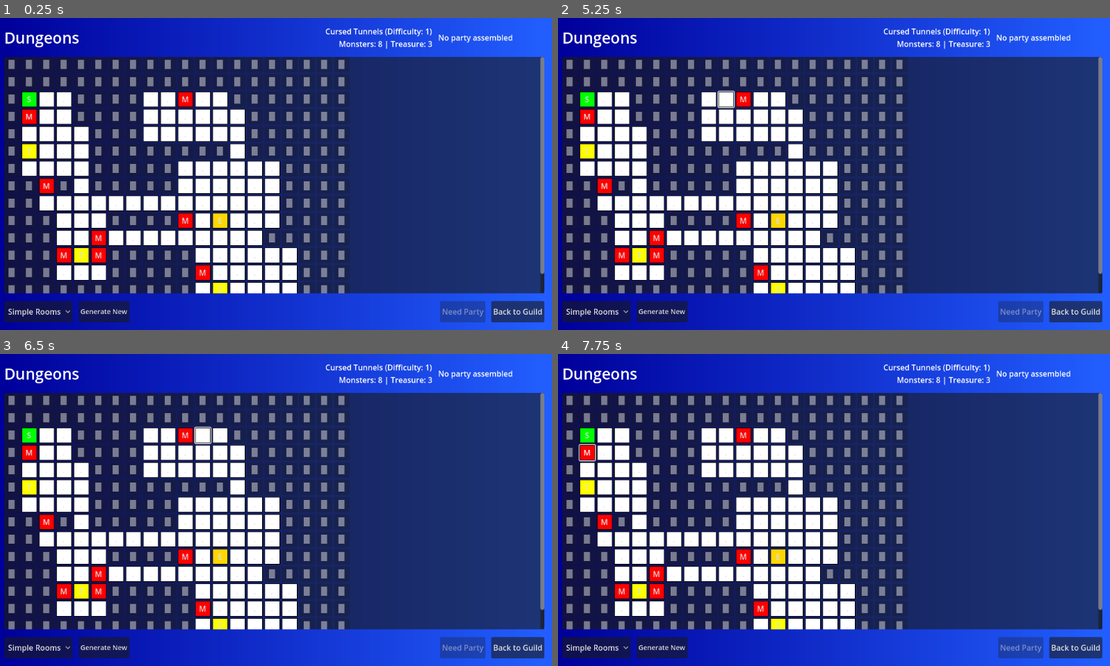
Above: before the commit, frames 1-4 (two rows, left to right).
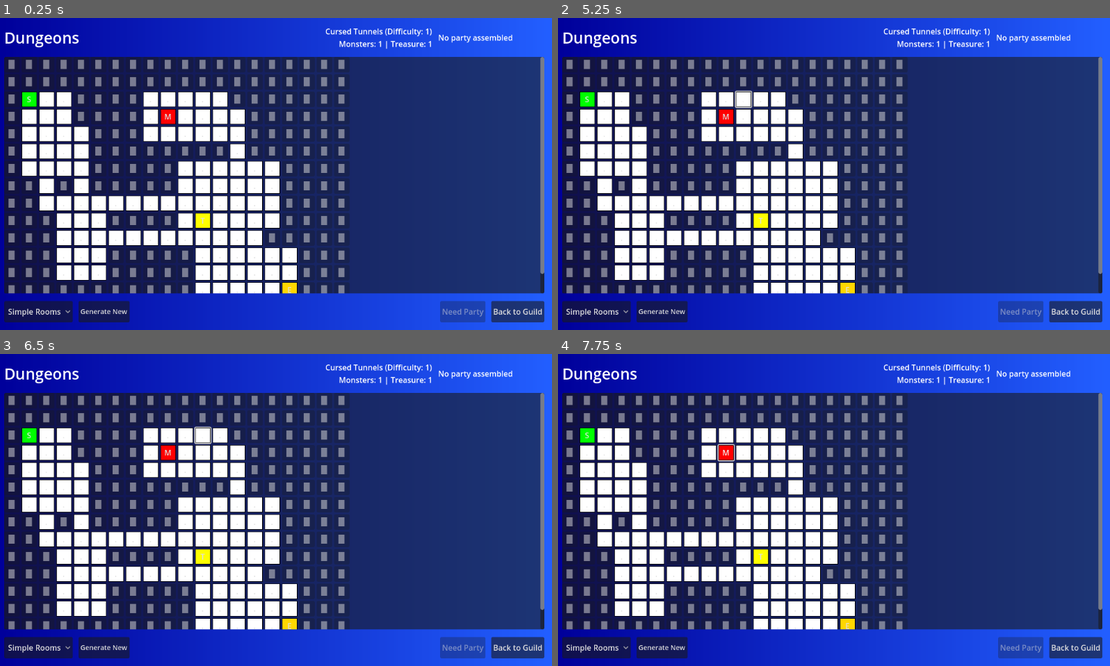
Above: after the commit, the same moments.

Repository: andrewgott112/GuildLeagues
Game: Godot game, scene res://scenes/screens/dungeon_screen/dungeon_screen.tscn
The game is run twice, just before and just after one commit, with the same random seed, the same clock (stepped at 60 frames per second) and the same inputs. This scene is started directly instead of the project's main scene.
Inputs:
- Up to frame 1 (0.25 s): no input
- Up to frame 2 (5.25 s): click "S" at 0.5 s; click "." at 1.25 s; click "." at 2 s; click "." at 2.75 s; click "." at 3.5 s; click "M" at 4.25 s; click "." at 5 s
- Up to frame 3 (6.5 s): click "." at 5.75 s
- Up to frame 4 (7.75 s): click "." at 6.5 s; click "M" at 7.25 s

The runs differ from the first frame. In frame 1, 1.9% of the frame differs, in the area x 3-79%, y 7-89%; in frame 2, 2.0%; in frame 3, 1.9%; in frame 4, 2.0%.

Commit message:
big fixes

Diff:
--- a/scripts/systems/draft_system.gd
+++ b/scripts/systems/draft_system.gd
@@ -12,23 +12,24 @@
 
 func make_linear_order(num_teams: int, rounds: int) -> Array[int]:
 	var order: Array[int] = []
-	for r in rounds:
-		for t in num_teams:
-			order.append(t) # 0..num_teams-1
+	for _round in range(rounds):
+		for team_index in range(num_teams):
+			order.append(team_index) # 0..num_teams-1
 	return order
 
 func make_snake_order(num_teams: int, rounds: int) -> Array[int]:
 	var order: Array[int] = []
 	var forward := true
-	for r in rounds:
+	for _round in range(rounds):
 		if forward:
-			for t in num_teams:
-				order.append(t)
+			for team_index in range(num_teams):
+				order.append(team_index)
 		else:
-			for t in range(num_teams - 1, -1, -1):
-				order.append(t)
+			for team_index in range(num_teams - 1, -1, -1):
+				order.append(team_index)
 		forward = !forward
 	return order
+
 
 func create_draft_state(prospects: Array, team_names: Array[String], rounds := 3, snake := false) -> DraftState:
 	var s := DraftState.new()
@@ -68,8 +69,8 @@
 	var best_score: float = -INF
 	var best_idx: int = 0
 
-	for i in state.prospects.size():
-		var a = state.prospects[i]
+	for prospect_index in range(state.prospects.size()):
+		var a = state.prospects[prospect_index]
 		var role_name: String = a.role.display_name  # <-- typed
 
 		var score: float = a.attack * 1.0 + a.defense * 0.8 + a.hp * 0.3 + a.role_stat * 0.6 \
@@ -78,7 +79,8 @@
 		score += float(need_bias.get(role_name, 0.0))
 		if score > best_score:
 			best_score = score
-			best_idx = i
+			best_idx = prospect_index
+
 	return best_idx
 
 
--- a/scripts/systems/dungeon_generator.gd
+++ b/scripts/systems/dungeon_generator.gd
@@ -135,10 +135,10 @@
 		placed_objects.append(exit_tile.position)
 
 	# Place treasure rooms with good spacing
-	var treasure_count = mini(dungeon.max_treasure_rooms, empty_tiles.size() / 4)
-	for i in treasure_count:
-		if empty_tiles.is_empty():
-			break
+		var treasure_count = min(dungeon.max_treasure_rooms, empty_tiles.size() / 4)
+		for _treasure_index in range(treasure_count):
+			if empty_tiles.is_empty():
+				break
 
 		var treasure_tile = _find_well_spaced_tile(empty_tiles, placed_objects, 4.0)
 		if treasure_tile:
@@ -148,10 +148,10 @@
 			placed_objects.append(treasure_tile.position)
 
 	# Place monster rooms with good spacing
-	var monster_count = mini(dungeon.max_monster_rooms, empty_tiles.size() / 3)
-	for i in monster_count:
-		if empty_tiles.is_empty():
-			break
+		var monster_count = min(dungeon.max_monster_rooms, empty_tiles.size() / 3)
+		for _monster_index in range(monster_count):
+			if empty_tiles.is_empty():
+				break
 
 		var monster_tile = _find_well_spaced_tile(empty_tiles, placed_objects, 3.0)
 		if monster_tile:
@@ -191,7 +191,7 @@
 	var best_tile = null
 	var best_min_distance = 0.0
 	var attempts = 0
-	var max_attempts = mini(50, empty_tiles.size())
+	var max_attempts = min(50, empty_tiles.size())
 
 	# Try to find a well-spaced tile
 	while attempts < max_attempts:
@@ -233,7 +233,7 @@
 
 	var min_distance = INF
 	for other_pos in positions:
-		var distance = pos.distance_to(Vector2(other_pos))
-		min_distance = mini(min_distance, distance)
+		var distance = pos.distance_to(other_pos)
+		min_distance = min(min_distance, distance)
 
 	return min_distance
--- a/scripts/systems/playoff_system.gd
+++ b/scripts/systems/playoff_system.gd
@@ -426,11 +426,11 @@
 		})
 
 	# Sort by wins, then by win rate
-	standings.sort_custom(func(a, b):
-		if a.wins != b.wins:
-			return a.wins > b.wins
-		return a.win_rate > b.win_rate
-	)
+		standings.sort_custom(func(a, b):
+			if a["wins"] != b["wins"]:
+				return a["wins"] > b["wins"]
+			return a["win_rate"] > b["win_rate"]
+		)
 
 	return standings
 
--- a/scripts/systems/visual_exploration.gd
+++ b/scripts/systems/visual_exploration.gd
@@ -483,8 +483,8 @@
 				exploration_targets.append(tile.position)
 
 func _find_any_unvisited_areas():
-	for y in dungeon.height:
-		for x in dungeon.width:
+	for y in range(dungeon.height):
+		for x in range(dungeon.width):
 			var pos = Vector2i(x, y)
 			if pos in visited_tiles or pos in retreated_tiles:
 				continue
@@ -533,7 +533,7 @@
 			continue
 
 		var score = 0.0
-		var distance = party_position.distance_to(Vector2(target))
+		var distance = Vector2(party_position).distance_to(Vector2(target))
 
 		# If heading to exit, prioritize exit heavily
 		if decided_to_exit and tile.tile_type == DungeonTileResource.EXIT:
@@ -671,7 +671,7 @@
 	var score = 0.0
 
 	# Distance to target (primary factor)
-	var distance = pos.distance_to(Vector2(target))
+	var distance = Vector2(pos).distance_to(Vector2(target))
 	score = 100.0 - distance * 10.0  # Closer is much better
 
 	# Heavily penalize recently visited positions
@@ -705,7 +705,7 @@
 		if recent_positions.size() >= 2 and test_pos == recent_positions[-2]:
 			continue
 
-		var distance = test_pos.distance_to(Vector2(target))
+		var distance = Vector2(test_pos).distance_to(Vector2(target))
 		valid_moves.append({"pos": test_pos, "distance": distance})
 
 	if valid_moves.is_empty():
